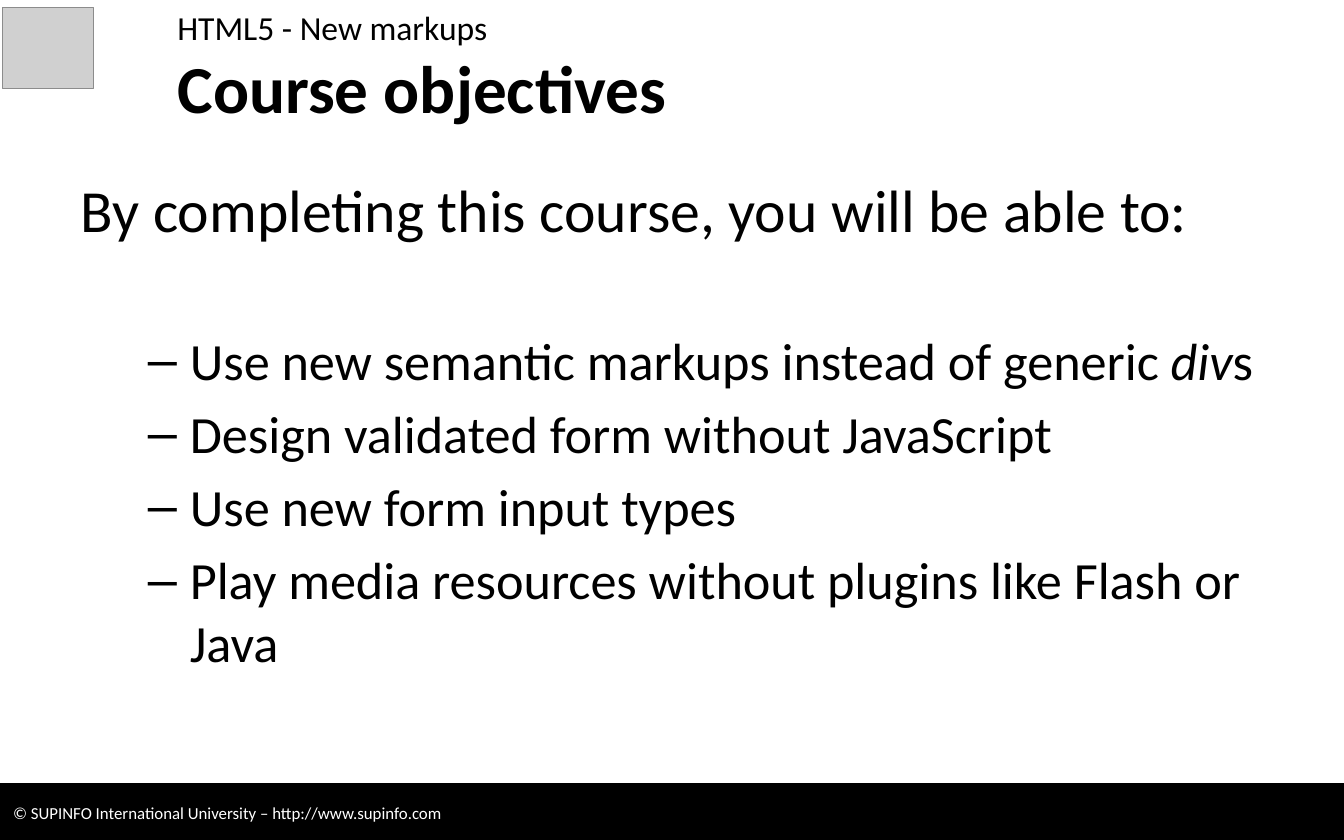
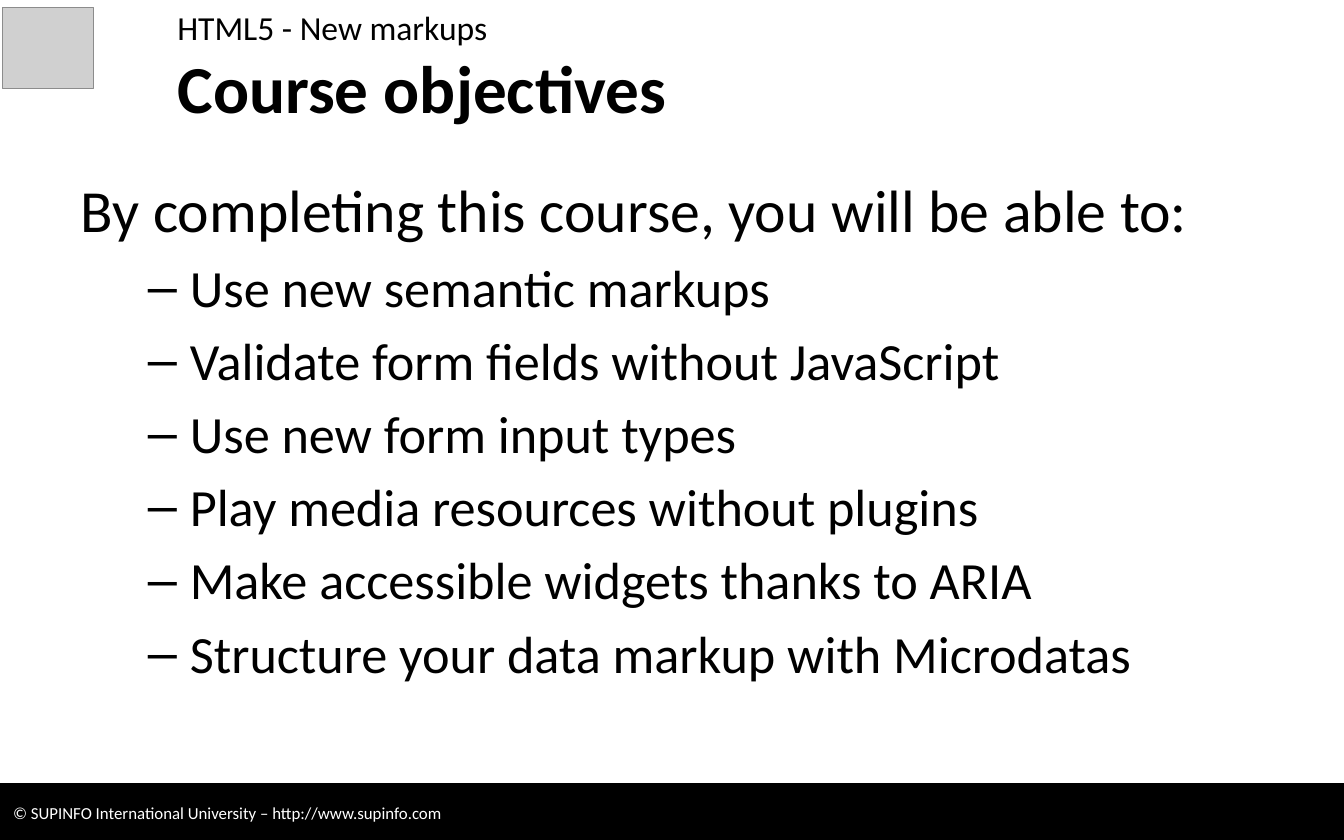
Before and after one commit to CodeCourses/3WEB, a slide deck: slide 2 of 04 - HTML5 - New Markups [RC without Labs].pptx. Drawn at 1344x840 pixels with LibreOffice and Linux fonts; fonts in the diff are those of the drawing; grey boxes stand for pictures; background and template pictures are left out. Boxes give left, top, right and bottom in pixels: in the first picture for what was removed or moved away, otherwise in the second. Text is boxed around its words. In the diff, an @@ line names an element or a change of style, - is before the commit and + after.

```diff
--- a/04 - HTML5 - New Markups [RC without Labs].pptx
+++ b/04 - HTML5 - New Markups [RC without Labs].pptx
@@ text at box(190, 270, 999, 389): text changed @@
-  – Use new semantic markups instead of generic divs
-  – Design validated form without JavaScript
+  – Use new semantic markups
+  – Validate form fields without JavaScript
@@ text at box(190, 489, 1131, 682): text changed @@
-  – Play media resources without plugins like Flash or Java
+  – Play media resources without plugins
+  – Make accessible widgets thanks to ARIA
+  – Structure your data markup with Microdatas
```
Also in this commit, not shown: 7 other slides changed, 39 slides added, 8 other files.
